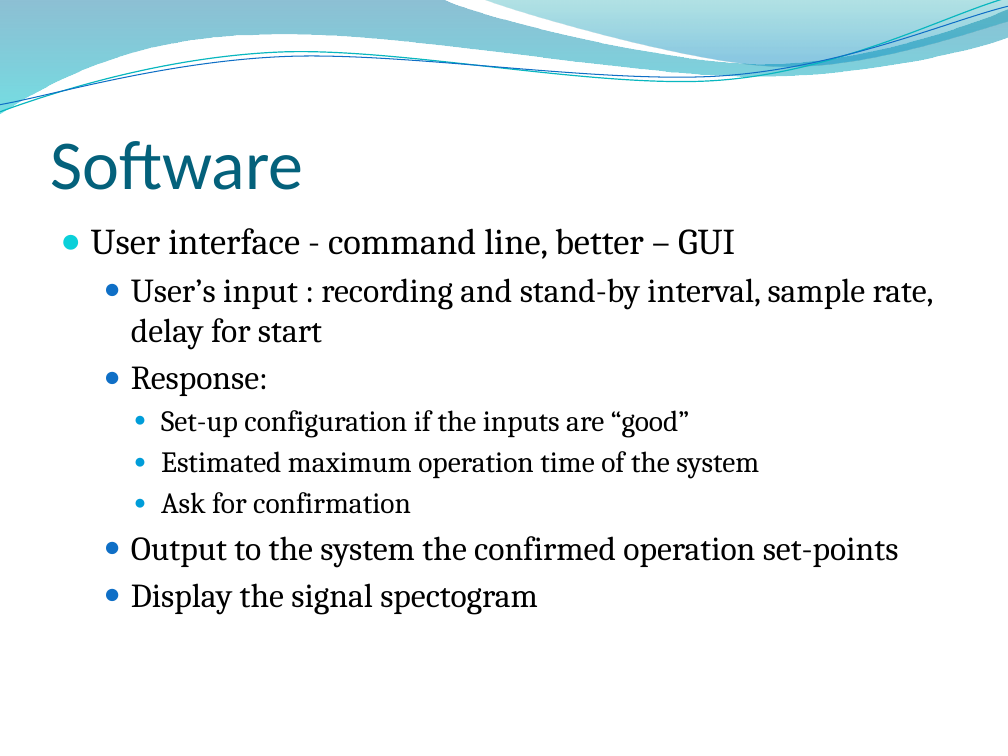
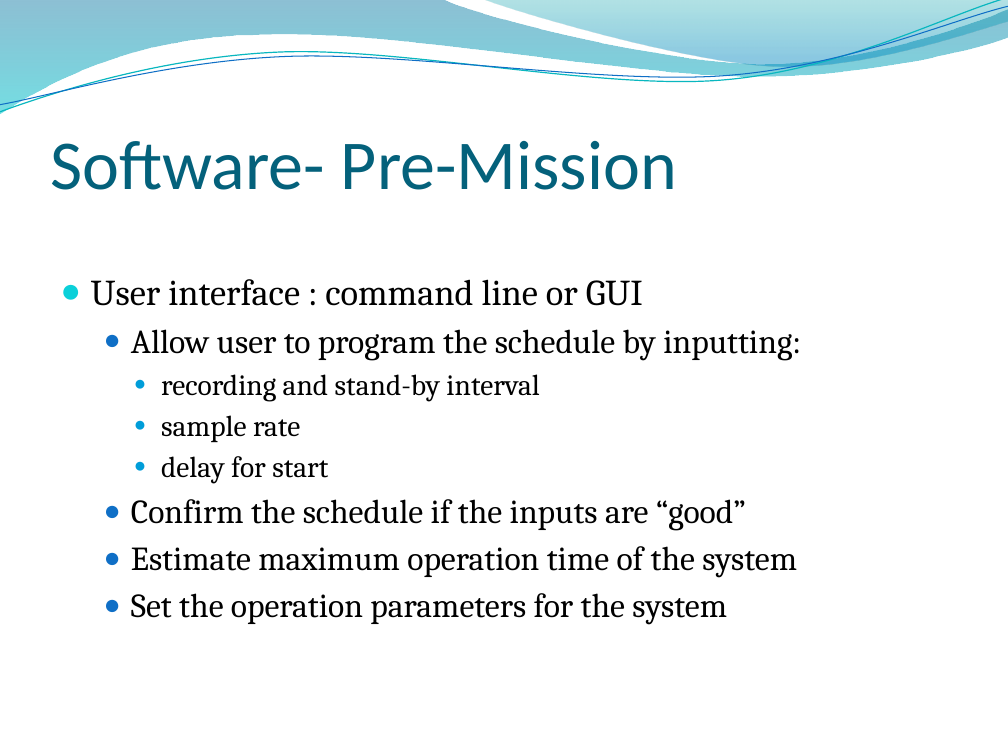
Before and after one commit to chelseathroop/UUVCapstone, a slide deck: slide 10 of CapstoneAssignments/CapstoneProposal.pptx (slide 8 before the commit). Drawn at 1008x756 pixels with LibreOffice and Linux fonts; fonts in the diff are those of the drawing; background and template pictures are left out. Boxes give left, top, right and bottom in pixels: in the first picture for what was removed or moved away, otherwise in the second. Text is boxed around its words. In the diff, an @@ line names an element or a change of style, - is before the commit and + after.

```diff
--- a/CapstoneAssignments/CapstoneProposal.pptx
+++ b/CapstoneAssignments/CapstoneProposal.pptx
@@ title at bbox=[50, 141, 677, 190]: text changed @@
-Software
+Software- Pre-Mission
@@ text at bbox=[91, 279, 801, 625]: text changed @@
-● User interface - command line, better – GUI
-  ● User’s input : recording and stand-by interval, sample rate, delay for start
-  ● Response:
-    ● Set-up configuration if the inputs are “good”
-    ● Estimated maximum operation time of the system
-    ● Ask for confirmation
-  ● Output to the system the confirmed operation set-points
-  ● Display the signal spectogram
+● User interface : command line or GUI
+  ● Allow user to program the schedule by inputting:
+    ● recording and stand-by interval
+    ● sample rate
+    ● delay for start
+  ● Confirm the schedule if the inputs are “good”
+  ● Estimate maximum operation time of the system
+  ● Set the operation parameters for the system
```
Also in this commit, not shown: 5 other slides changed, 5 slides added, 2 slides removed, 1 other file.
